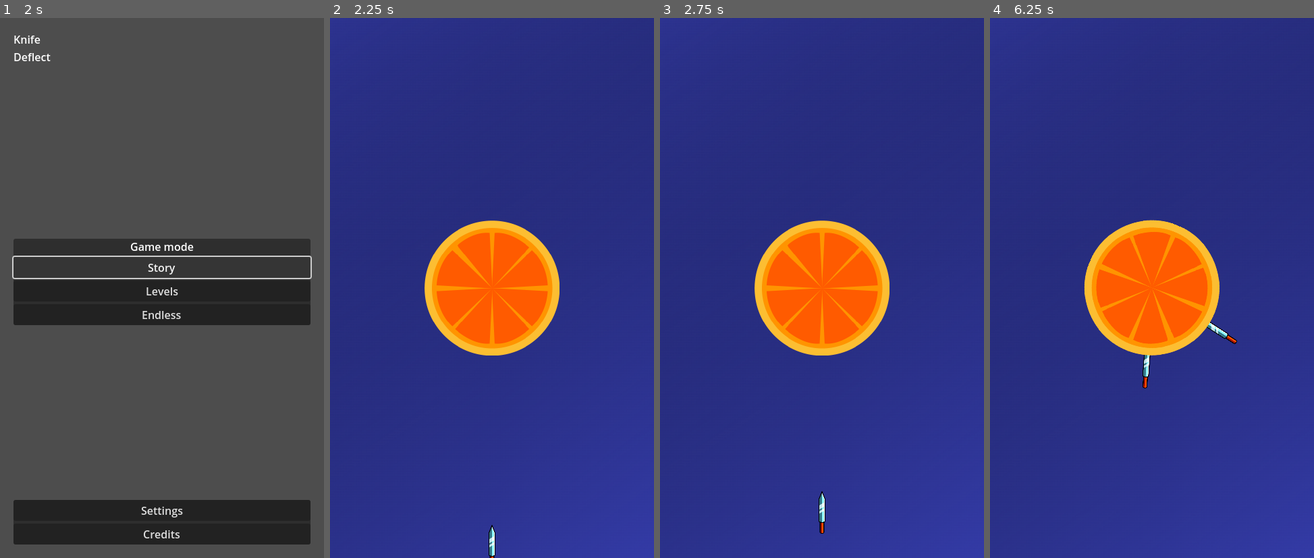
Above: before the commit, frames 1-4 (left to right).
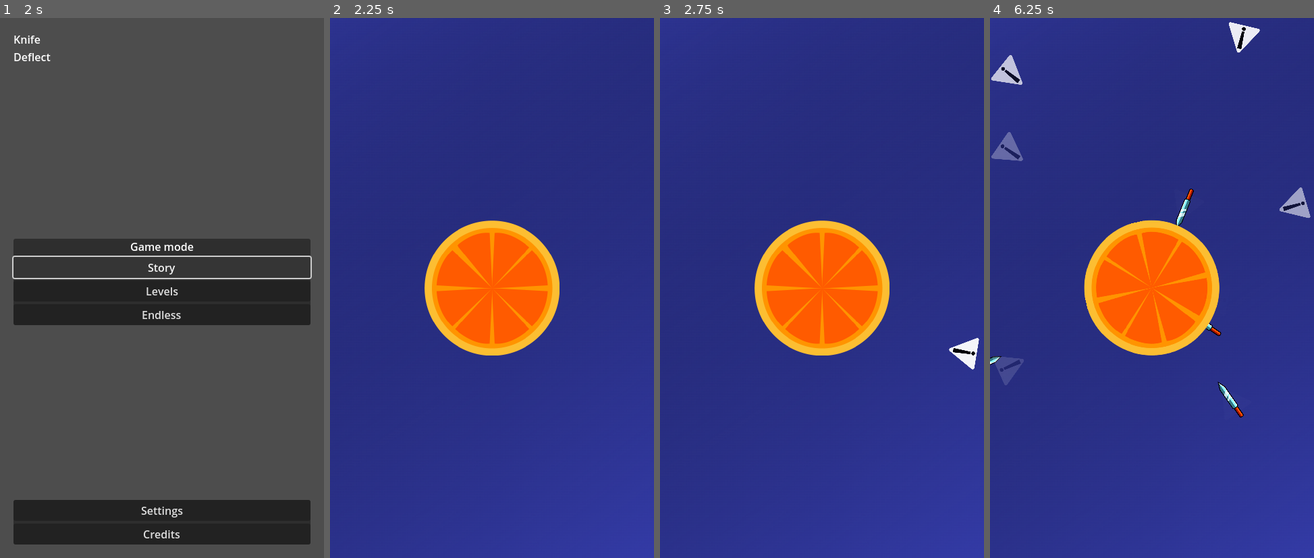
Above: after the commit, the same moments.

Repository: DimonNeAdekvat/Knife-Deflect
Game: Godot game, scene res://UI/main_menu.tscn
Same seed, same stepped clock (60 frames per second), same inputs: the game is played once before the commit and once after it.
Inputs (mouse positions are in pixels of both pictures, inside the frame that each line leads up to):
- Up to frame 1 (2 s): click "Story" at 0.5 s; click "Story" at 1.25 s
- Up to frame 2 (2.25 s): click "Endless" at 2 s
- Up to frame 3 (2.75 s): no input
- Up to frame 4 (6.25 s): move the mouse to (1223, 261) at 2.77 s; press the mouse at (1223, 261) at 2.78 s; hold Right (ui_right) 2.78-3.53 s; move the mouse to (1087, 315) at 3.52 s; release the mouse at (1087, 315) at 3.53 s; hold Left (ui_left) 3.53-4.28 s; click (1087, 315) at 3.6 s; move the mouse to (1184, 169) at 4.27 s; press the mouse at (1184, 169) at 4.28 s; hold Right (ui_right) 4.28-5.78 s; move the mouse to (1135, 396) at 5.02 s; release the mouse at (1135, 396) at 5.03 s; click (1135, 396) at 5.1 s; move the mouse to (1249, 369) at 5.77 s; press the mouse at (1249, 369) at 5.78 s; hold Left (ui_left) from 5.78 s (still down)

Frame 1 is identical in both runs. In frame 2, 0.1% of the frame differs, in the area x 48-52%, y 93-100%; in frame 3, 0.4%; in frame 4, 3.3%, in the area x 0-99%, y 0-74%.

Commit message:
Warning, this ain't working

Diff:
--- a/Scenes/controlable_log.tscn
+++ b/Prefabs/controlable_log.tscn
@@ -6,14 +6,13 @@
 [ext_resource type="Script" path="res://Components/hitbox_component.gd" id="4_48ujn"]
 
 [sub_resource type="CircleShape2D" id="CircleShape2D_revv6"]
-radius = 100.0
+radius = 65.0
 
 [node name="ControlableLog" type="CharacterBody2D"]
 motion_mode = 1
 script = ExtResource("1_6f3ik")
-spin_velocity = 80.0
-angular_damp = 10.0
-max_angular_vel = 180.0
+spin_velocity = 160.0
+angular_damp = 20.0
 
 [node name="Boss-orange" type="Sprite2D" parent="."]
 z_index = 1
@@ -33,4 +32,5 @@
 health = NodePath("../HealthComponent")
 
 [node name="CollisionShape2D" type="CollisionShape2D" parent="HitboxComponent"]
+z_index = 1
 shape = SubResource("CircleShape2D_revv6")
--- a/Prefabs/knife.tscn
+++ b/Prefabs/knife.tscn
@@ -2,24 +2,23 @@
 
 [ext_resource type="Texture2D" uid="uid://dot48u7d4nui" path="res://Assets/weapon_sprite.png" id="1_mpagp"]
 [ext_resource type="Script" path="res://Components/damagebox_component.gd" id="2_0uex3"]
-[ext_resource type="Script" path="res://Prefabs/knife.gd" id="2_i87b4"]
+[ext_resource type="Script" path="res://Scripts/knife.gd" id="2_iy02v"]
 [ext_resource type="Script" path="res://Components/damage_component.gd" id="3_t471e"]
 
 [sub_resource type="CapsuleShape2D" id="CapsuleShape2D_f24wh"]
 radius = 16.0
-height = 208.0
+height = 248.0
 
 [node name="Knife" type="Sprite2D"]
 scale = Vector2(0.25, 0.25)
 texture = ExtResource("1_mpagp")
-script = ExtResource("2_i87b4")
+script = ExtResource("2_iy02v")
 
 [node name="DamageboxComponent" type="Area2D" parent="." node_paths=PackedStringArray("damage_component")]
 script = ExtResource("2_0uex3")
 damage_component = NodePath("../DamageComponent")
 
 [node name="CollisionShape2D" type="CollisionShape2D" parent="DamageboxComponent"]
-position = Vector2(0, 20)
 shape = SubResource("CapsuleShape2D_f24wh")
 
 [node name="DamageComponent" type="Node" parent="."]
--- /dev/null
+++ b/Prefabs/knife_spawner.tscn
@@ -0,0 +1,11 @@
+[gd_scene load_steps=2 format=3 uid="uid://37gimblvsp3a"]
+
+[ext_resource type="Script" path="res://Scripts/KnifeSpawner.gd" id="1_lu8cg"]
+
+[node name="KnifeSpawner" type="Node2D"]
+script = ExtResource("1_lu8cg")
+
+[node name="MobTimer" type="Timer" parent="."]
+wait_time = 0.5
+
+[connection signal="timeout" from="MobTimer" to="." method="_on_mob_timer_timeout"]
--- /dev/null
+++ b/Prefabs/warning.tscn
@@ -0,0 +1,10 @@
+[gd_scene load_steps=3 format=3 uid="uid://caukhrcn8ou56"]
+
+[ext_resource type="Texture2D" uid="uid://iv1vaarftdqk" path="res://Assets/warning.png" id="1_nu04h"]
+[ext_resource type="Script" path="res://Scripts/Warning.gd" id="2_yw8uf"]
+
+[node name="Warning" type="Sprite2D"]
+z_index = 10
+scale = Vector2(0.2, 0.2)
+texture = ExtResource("1_nu04h")
+script = ExtResource("2_yw8uf")
--- a/Scenes/main_scene.tscn
+++ b/Scenes/main_scene.tscn
@@ -1,8 +1,8 @@
 [gd_scene load_steps=4 format=3 uid="uid://comi8lkcrf2qe"]
 
 [ext_resource type="Texture2D" uid="uid://c311p8qlyy43p" path="res://Assets/background.png" id="1_n6q3i"]
-[ext_resource type="PackedScene" uid="uid://dpfvaog00h344" path="res://Prefabs/knife.tscn" id="3_y6p83"]
-[ext_resource type="PackedScene" uid="uid://bg358owmjt0nd" path="res://Scenes/controlable_log.tscn" id="4_8nmcl"]
+[ext_resource type="PackedScene" uid="uid://bg358owmjt0nd" path="res://Prefabs/controlable_log.tscn" id="2_v0ojp"]
+[ext_resource type="PackedScene" uid="uid://37gimblvsp3a" path="res://Prefabs/knife_spawner.tscn" id="4_x6dgc"]
 
 [node name="Node2D" type="Node2D"]
 
@@ -11,12 +11,9 @@
 scale = Vector2(1.905, 1.905)
 texture = ExtResource("1_n6q3i")
 
-[node name="ControlableLog" parent="." instance=ExtResource("4_8nmcl")]
+[node name="ControlableLog" parent="." instance=ExtResource("2_v0ojp")]
+angular_damp = 40.0
 
 [node name="Camera2D" type="Camera2D" parent="."]
 
-[node name="Knife" parent="." instance=ExtResource("3_y6p83")]
-position = Vector2(0, 400)
-
-[node name="Knife2" parent="." instance=ExtResource("3_y6p83")]
-position = Vector2(0, 500)
+[node name="KnifeSpawner" parent="." instance=ExtResource("4_x6dgc")]
--- a/Scripts/ControlableLog.gd
+++ b/Scripts/ControlableLog.gd
@@ -2,28 +2,28 @@
 
 class_name Log
 
-@export var spin_velocity : float = 40.0
-@export var angular_damp : float = 1.0
-@export var max_angular_vel : float = 100.0
+@export var spin_velocity : float = 80.0
+@export var angular_damp : float = 40.0
+@export var max_angular_velocity : float = 100.0
 
-var rotat_vel : float = 0.0 :
+var angular_velocity : float = 0.0 :
 	set(val):
-		var m_sign = signf(val)
-		var absl = abs(val)
-		if absl > max_angular_vel:
-			absl = max_angular_vel
-		rotat_vel = m_sign * absl
+		if(sign(val) >= 0):
+			angular_velocity = min(val, max_angular_velocity)
+		else:
+			angular_velocity = max(val, -max_angular_velocity)
 
 func _physics_process(delta):
-	rotation_degrees += rotat_vel * delta
-	rotat_vel -= signf(rotat_vel) * delta * angular_damp
-	if Input.is_action_just_pressed("ui_left"):
-		rotate_left()
-	if Input.is_action_just_pressed("ui_right"):
-		rotate_right()
+	rotation_degrees += angular_velocity * delta
+	angular_velocity -= signf(angular_velocity) * delta * angular_damp
+	if Input.is_action_pressed("on_click"):
+		spin(get_global_mouse_position().x, delta)
+	elif Input.is_action_pressed("spin_left"):
+		spin(-1.0, delta)
+	elif Input.is_action_pressed("spin_right"):
+		spin(1.0, delta)
+	else:
+		pass
 
-func rotate_left():
-	rotat_vel += spin_velocity
-
-func rotate_right():
-	rotat_vel -= spin_velocity
+func spin(val : float, delta):
+	angular_velocity += sign(val) * spin_velocity * delta
--- /dev/null
+++ b/Scripts/KnifeSpawner.gd
@@ -0,0 +1,33 @@
+extends Node2D
+
+@export var knife_scene: PackedScene = preload("res://Prefabs/knife.tscn")
+@export var warning_scene: PackedScene = preload("res://Prefabs/warning.tscn")
+@export var distance: float = 600.0
+
+func new_game():
+	$MobTimer.start()
+
+func _ready():
+	new_game()
+
+# Called every frame. 'delta' is the elapsed time since the previous frame.
+func _process(delta):
+	pass
+
+
+func _on_mob_timer_timeout():
+	spawn_on_circle()
+
+func spawn_on_circle():
+	var rand: float = randf_range(0, 2*PI)
+	var dir: Vector2 = Vector2(cos(rand), sin(rand))
+	var knife : Node2D = knife_scene.instantiate()
+	knife.position = dir * distance
+	var warning : Sprite2D = warning_scene.instantiate()
+	get_parent().add_child(warning)
+	knife.child = warning
+	warning.position = Vector2.ZERO
+	knife.look_at(global_position)
+	knife.rotation_degrees += 90
+	warning.SetParent(knife)
+	get_parent().add_child(knife)
--- /dev/null
+++ b/Scripts/Warning.gd
@@ -0,0 +1,30 @@
+extends Sprite2D
+
+@export var displace : float = 32
+
+@onready var transparency : float = 0.5
+@onready var distance : float
+@onready var max_distance: float = 0
+@onready var screen_size: Vector2 = DisplayServer.window_get_size()
+@onready var parent : Sprite2D
+
+# Called when the node enters the scene tree for the first time.
+func _ready():
+	self.self_modulate.a = transparency
+
+func SetDistance():
+	distance = (parent.global_position - global_position).length()
+	position.x = sign(parent.global_position.x) * min((screen_size.x / 2 - displace), abs(parent.global_position.x))
+	position.y = sign(parent.global_position.y) * min((screen_size.y / 2 - displace), abs(parent.global_position.y))
+	transparency = 1 - min((max_distance - distance)/max_distance, 254.0/255.0)
+	self.self_modulate.a = transparency
+	if(max_distance == 0):
+		max_distance = distance
+
+func SetParent(p : Sprite2D):
+	parent = p
+	position.x = sign(parent.global_position.x) * min((screen_size.x / 2 - displace), abs(parent.global_position.x))
+	position.y = sign(parent.global_position.y) * min((screen_size.y / 2 - displace), abs(parent.global_position.y))
+	rotation = parent.rotation
+	distance = (parent.global_position - global_position).length()
+	self.self_modulate.a = transparency
--- a/Prefabs/knife.gd
+++ b/Scripts/knife.gd
@@ -1,8 +1,9 @@
 extends Sprite2D
 
-@export var speed : float = 100.0
+@export var speed : float = 150.0
 
 var velocity : Vector2 = Vector2()
+var child = null
 
 func _ready():
 	velocity = Vector2.UP.rotated(self.rotation) * speed
@@ -10,11 +11,17 @@
 
 func _process(delta):
 	position += velocity * delta
+	if(child != null):
+		child.SetDistance()
+		if(global_position.length() < child.global_position.length()):
+			child.queue_free()
 
 
 func _on_damagebox_entered(area):
 	if area is HitboxComponent :
 		call_deferred("rebase",area)
+	elif area is DamageboxComponent:
+		queue_free()
 
 func rebase(area : Node2D):
 	$DamageboxComponent.set_deferred("monitoring",false)
--- a/project.godot
+++ b/project.godot
@@ -26,6 +26,26 @@
 "svg/scale": 3.0
 }
 
+[input]
+
+spin_left={
+"deadzone": 0.5,
+"events": [Object(InputEventKey,"resource_local_to_scene":false,"resource_name":"","device":-1,"window_id":0,"alt_pressed":false,"shift_pressed":false,"ctrl_pressed":false,"meta_pressed":false,"pressed":false,"keycode":0,"physical_keycode":65,"key_label":0,"unicode":97,"echo":false,"script":null)
+, Object(InputEventKey,"resource_local_to_scene":false,"resource_name":"","device":-1,"window_id":0,"alt_pressed":false,"shift_pressed":false,"ctrl_pressed":false,"meta_pressed":false,"pressed":false,"keycode":0,"physical_keycode":4194319,"key_label":0,"unicode":0,"echo":false,"script":null)
+]
+}
+spin_right={
+"deadzone": 0.5,
+"events": [Object(InputEventKey,"resource_local_to_scene":false,"resource_name":"","device":-1,"window_id":0,"alt_pressed":false,"shift_pressed":false,"ctrl_pressed":false,"meta_pressed":false,"pressed":false,"keycode":0,"physical_keycode":4194321,"key_label":0,"unicode":0,"echo":false,"script":null)
+, Object(InputEventKey,"resource_local_to_scene":false,"resource_name":"","device":-1,"window_id":0,"alt_pressed":false,"shift_pressed":false,"ctrl_pressed":false,"meta_pressed":false,"pressed":false,"keycode":0,"physical_keycode":68,"key_label":0,"unicode":100,"echo":false,"script":null)
+]
+}
+on_click={
+"deadzone": 0.5,
+"events": [Object(InputEventMouseButton,"resource_local_to_scene":false,"resource_name":"","device":-1,"window_id":0,"alt_pressed":false,"shift_pressed":false,"ctrl_pressed":false,"meta_pressed":false,"button_mask":1,"position":Vector2(94, 19),"global_position":Vector2(98, 62),"factor":1.0,"button_index":1,"pressed":true,"double_click":false,"script":null)
+]
+}
+
 [rendering]
 
 renderer/rendering_method="gl_compatibility"
